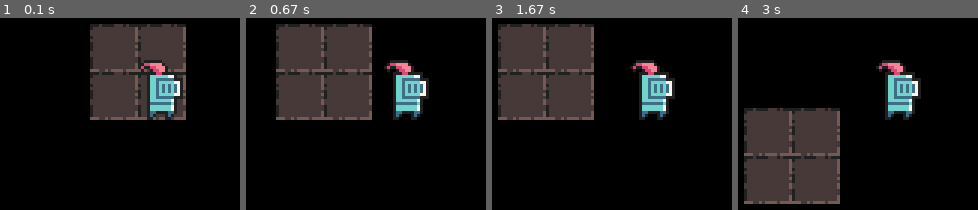
Above: before the commit, frames 1-4 (left to right).
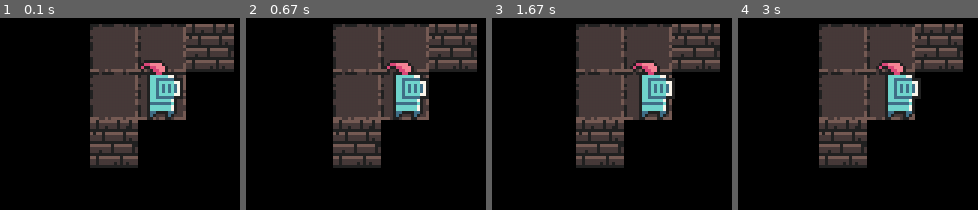
Above: after the commit, the same moments.

Repository: MustafinMP/pygame_roguelike_1
Game: pygame game, started from main.py
The game is run twice, just before and just after one commit, with the same random seed, the same clock (stepped at 60 frames per second) and the same inputs.
Inputs:
- Up to frame 1 (0.1 s): no input
- Up to frame 2 (0.67 s): hold Shift from 0.33 s (still down); hold Right from 0.33 s (still down)
- Up to frame 3 (1.67 s): release Shift at 0.8 s; release Right at 0.8 s; tap Shift at 0.83 s
- Up to frame 4 (3 s): hold Up 1.67-2.13 s; tap Shift at 2.17 s

The runs differ from the first frame. In frame 1, 10% of the frame differs, in the area x 37-98%, y 3-79%; in frame 2, 31%; in frame 3, 40%; in frame 4, 43%, in the area x 2-94%, y 3-97%.

Commit message:
add collision with walls

Diff:
--- a/data/levels/level_1.json
+++ b/data/levels/level_1.json
@@ -1,10 +1,9 @@
 {
   "start_coords": [1, 1],
   "walls": {
-    "wall_1": [
-      [0, 0],
-      [0, 1],
-      [1, 0]
+    "wall_mid": [
+      [2, 0],
+      [0, 2]
     ]
   },
   "floor": {
--- a/field.py
+++ b/field.py
@@ -19,6 +19,7 @@
         self.enemies_group = Group()
         self.walls_group = Group()
         self.floor_group = Group()
+        self.doors_group = Group()
 
         file = open('data/levels/level_1.json')
         level_data = json.load(file)
@@ -27,13 +28,18 @@
         self.player = player.Player(list(map(lambda i: i * main.STEP, self.player_coords)),
                                     self.player_group)
 
+        variance = self.player.get_variance()
         for floor_group in level_data['floor'].keys():
             for coords in level_data['floor'][floor_group]:
-                Floor(coords[0] * main.STEP, coords[1] * main.STEP, floor_group + '.png', self.floor_group)
+                Floor(coords[0] * main.STEP, coords[1] * main.STEP, floor_group + '.png', variance,  self.floor_group)
+
+        for wall_group in level_data['walls'].keys():
+            for coords in level_data['walls'][wall_group]:
+                Wall(coords[0] * main.STEP, coords[1] * main.STEP, wall_group + '.png', variance, self.walls_group)
 
     def draw(self, screen):
+        self.floor_group.draw(screen)
         self.walls_group.draw(screen)
-        self.floor_group.draw(screen)
         self.player_group.draw(screen)
         self.enemies_group.draw(screen)
 
@@ -50,6 +56,8 @@
                         self.player.update_vector('x', main.SPEED)
                     case pygame.K_LEFT:
                         self.player.update_vector('x', - main.SPEED)
+                    case pygame.K_LSHIFT:
+                        self.player.game_position['x'] += main.SPEED
 
             case pygame.KEYUP:
                 match event.key:
@@ -63,19 +71,21 @@
                         self.player.stop_vector('x')
 
     def passive_update(self, size):
-        self.player.passive_update(size)
+        self.player.passive_update(size, self.walls_group, self.doors_group)
         variance = self.player.get_variance()
         for sprite in self.floor_group.sprites():
+            sprite.passive_update(variance)
+        for sprite in self.walls_group.sprites():
             sprite.passive_update(variance)
 
 
 class Floor(Sprite):
-    def __init__(self, x, y, image, *group):
+    def __init__(self, x, y, image, variance, *group):
         super().__init__(*group)
         self.image = main.load_image(image)
         self.rect = self.image.get_rect()
         self.position = [x, y]
-        self.rect.x, self.rect.y = x, y
+        self.rect.x, self.rect.y = x - variance[0], y - variance[1]
 
     def passive_update(self, offset):
         self.rect.x = self.position[0] - offset[0]
@@ -83,12 +93,16 @@
 
 
 class Wall(Sprite):
-    def __init__(self, x, y, image, *group):
+    def __init__(self, x, y, image, variance, *group):
         super().__init__(*group)
         self.image = main.load_image(image)
         self.rect = self.image.get_rect()
-        self.rect.x = x
-        self.rect.y = y
+        self.position = [x, y]
+        self.rect.x, self.rect.y = x - variance[0], y - variance[1]
+
+    def passive_update(self, offset):
+        self.rect.x = self.position[0] - offset[0]
+        self.rect.y = self.position[1] - offset[1]
 
 
 class Door(Sprite):
--- a/player.py
+++ b/player.py
@@ -1,4 +1,4 @@
-from pygame.sprite import Sprite, Group
+from pygame.sprite import Sprite, Group, spritecollideany
 import main
 
 
@@ -9,20 +9,33 @@
         self.rect = self.image.get_rect()
         self.rect.x, self.rect.y = [main.width // 2 - self.rect.width // 2,
                                     main.height // 2 - self.rect.height // 2]
-        self.game_position = position
+        self.game_position = {'x': position[0],
+                              'y': position[1]}
+        # self.game_position = {'x': 68,
+        #                       'y': 12}
         self.vector_x = 0
         self.vector_y = 0
 
-    def passive_update(self, size):
+    def passive_update(self, size, walls_group, doors_group):
         x, y = size
         self.rect.x, self.rect.y = [x // 2 - self.rect.width // 2,
                                     y // 2 - self.rect.height // 2]
-        self.game_position[0] += self.vector_x
-        self.game_position[1] += self.vector_y
+        self.game_position['x'] += self.vector_x
+        for wall in walls_group:
+            wall.passive_update(self.get_variance())
+        if spritecollideany(self, walls_group):
+            self.game_position['x'] -= self.vector_x
+
+        self.game_position['y'] += self.vector_y
+
+        for wall in walls_group:
+            wall.passive_update(self.get_variance())
+        if spritecollideany(self, walls_group):
+            self.game_position['y'] -= self.vector_y
 
     def get_variance(self):
-        return [self.game_position[0] - self.rect.x,
-                self.game_position[1] - self.rect.y - self.rect.height + main.STEP]
+        return [self.game_position['x'] - self.rect.x,
+                self.game_position['y'] - self.rect.y - self.rect.height + main.STEP]
 
     def update_vector(self, key, speed):
         match key:
